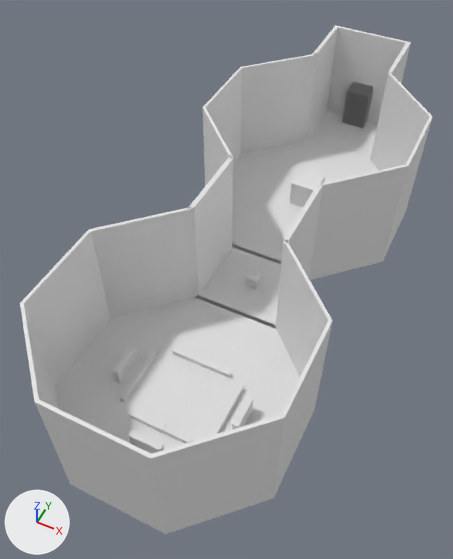
Two versions of the Blender file Assets/Abdullah/Kitchen.blend, one commit apart.
One viewpoint serves both versions: a 50 mm lens placed at (28.4, -42.0, 82.3), pointed at (-3.6, 22.1, 2.3). Every picture has the same lights, and +X, +Y and +Z are marked at lower left.
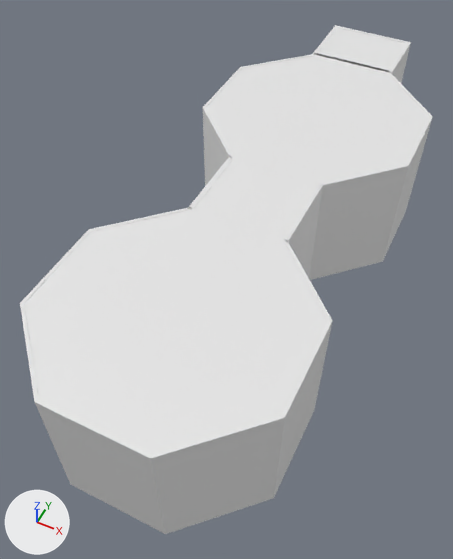
Commit message: Abdullah -Kitchen Roof

Location of each change, (x1, y1, x2, y2) in pixels of the pictures (453 x 559 px):
'Circle', reshaped (17% wider): before (56, 215, 316, 534); after (24, 208, 328, 534)
'Cube', reshaped: before (195, 184, 323, 328); after (195, 160, 323, 278)
'Cube.001', reshaped: before (305, 25, 411, 158); after (313, 25, 411, 83)
'bONFIRE', deleted: before (245, 270, 261, 289)
part 1 of me_circle_001, added: after (24, 208, 328, 454)
part 2 of me_cube_001, added: after (195, 160, 317, 239)
part 3 of me_cube_002, added: after (318, 28, 406, 70)
part 4 of me_circle_004, added: after (206, 54, 429, 185)
'Cube.002', unchanged, covered by the edit: before (187, 156, 323, 296); after (187, 156, 323, 276)
'ExitDoor.001', unchanged, covered by the edit: before (342, 82, 373, 128)

What changed in the scene script:
```text
Change me_circle_001:
    where me_circle_001.from_pydata(...)  # 42 vertices, 28 faces; spans x -20.0..20.0, y -20.0..20.0, z 0.0..22.0
    used by ob_circle; parent = ob_enviroment; location = (0.0, 0.0, -2.0); rotation_euler = (0.0, 0.0, 0.393), in degrees (0, 0, 23)
    verts and faces of me_circle_001; kept vertices keep their numbers, new ones are numbered from 42
    me_circle_001 part 1
    add verts[42] = (0.0, 20.0, 21.9)  # pixel (191, 207)
    add verts[43] = (-14.1, 14.1, 21.9)  # pixel (88, 229)
    add verts[44] = (-20.0, 0.0, 21.9)  # pixel (20, 303)
    add verts[45] = (-14.1, -14.1, 21.9)  # pixel (34, 402)
    add verts[46] = (0.0, -20.0, 21.9)  # pixel (150, 458)
    add verts[47] = (14.1, -14.1, 21.9)  # pixel (284, 417)
    add verts[48] = (20.0, 0.0, 21.9)  # pixel (332, 320)
    add verts[49] = (14.1, 14.1, 21.9)  # pixel (286, 239)
    add faces += [(42, 49, 48, 47, 46, 45, 44, 43)]
Change me_cube_001:
    where me_cube_001.from_pydata(...)  # 42 vertices, 36 faces; spans x -1.0..1.0, y -1.0..1.0, z -1.0..21.0
    used by ob_cube; parent = ob_enviroment; location = (0.0, 25.0, -1.0); scale = (8.0, 7.23, 1.0)
    verts and faces of me_cube_001; kept vertices keep their numbers, new ones are numbered from 42
    me_cube_001 part 2
    add verts[42] = (-0.9, -0.9, 20.9)  # pixel (194, 208)
    add verts[43] = (-0.9, 0.9, 20.9)  # pixel (232, 159)
    add verts[44] = (0.9, -0.9, 20.9)  # pixel (283, 238)
    add verts[45] = (0.9, 0.9, 20.9)  # pixel (317, 185)
    add faces += [(42, 43, 45, 44)]
Change me_cube_002:
    used by ob_cube_001; parent = ob_enviroment; location = (0.0, 75.0, -1.0); scale = (8.0, 6.5, 1.0)
    remove me_cube_002.from_pydata(...)  # 266 vertices, 266 faces; spans x -1.0..1.0, y -1.0..1.0, z -1.0..21.0
    add me_cube_002.from_pydata(...)  # 280 vertices, 272 faces; spans x -1.0..1.0, y -1.0..1.0, z -1.0..21.0
    me_cube_002 part 3: a new loose piece of 14 vertices spanning x -0.9..0.9, y -0.9..0.9, z 20.9
Change me_circle_004:
    where me_circle_004.from_pydata(...)  # 64 vertices, 42 faces; spans x -20.0..20.0, y -20.0..20.0, z 0.0..22.0
    used by ob_circle_001; parent = ob_enviroment; location = (0.0, 50.0, -2.0); rotation_euler = (0.0, 0.0, 0.393), in degrees (0, 0, 23)
    verts and faces of me_circle_004; kept vertices keep their numbers, new ones are numbered from 64
    me_circle_004 part 4
    add verts[64] = (0.0, 20.0, 21.9)  # pixel (314, 54)
    add verts[65] = (-14.1, 14.1, 21.9)  # pixel (240, 67)
    add verts[66] = (-20.0, 0.0, 21.9)  # pixel (202, 107)
    add verts[67] = (-14.1, -14.1, 21.9)  # pixel (230, 158)
    add verts[68] = (0.0, -20.0, 21.9)  # pixel (319, 186)
    add verts[69] = (14.1, -14.1, 21.9)  # pixel (408, 166)
    add verts[70] = (20.0, 0.0, 21.9)  # pixel (432, 117)
    add verts[71] = (14.1, 14.1, 21.9)  # pixel (390, 72)
    add faces += [(64, 71, 70, 69, 68, 67, 66, 65)]
Remove ob_bonfire:
    ob_bonfire = bpy.data.objects.new('bONFIRE', me_cube_029)
    ob_bonfire.location = (0.0, 25.1, 1.0)
```
